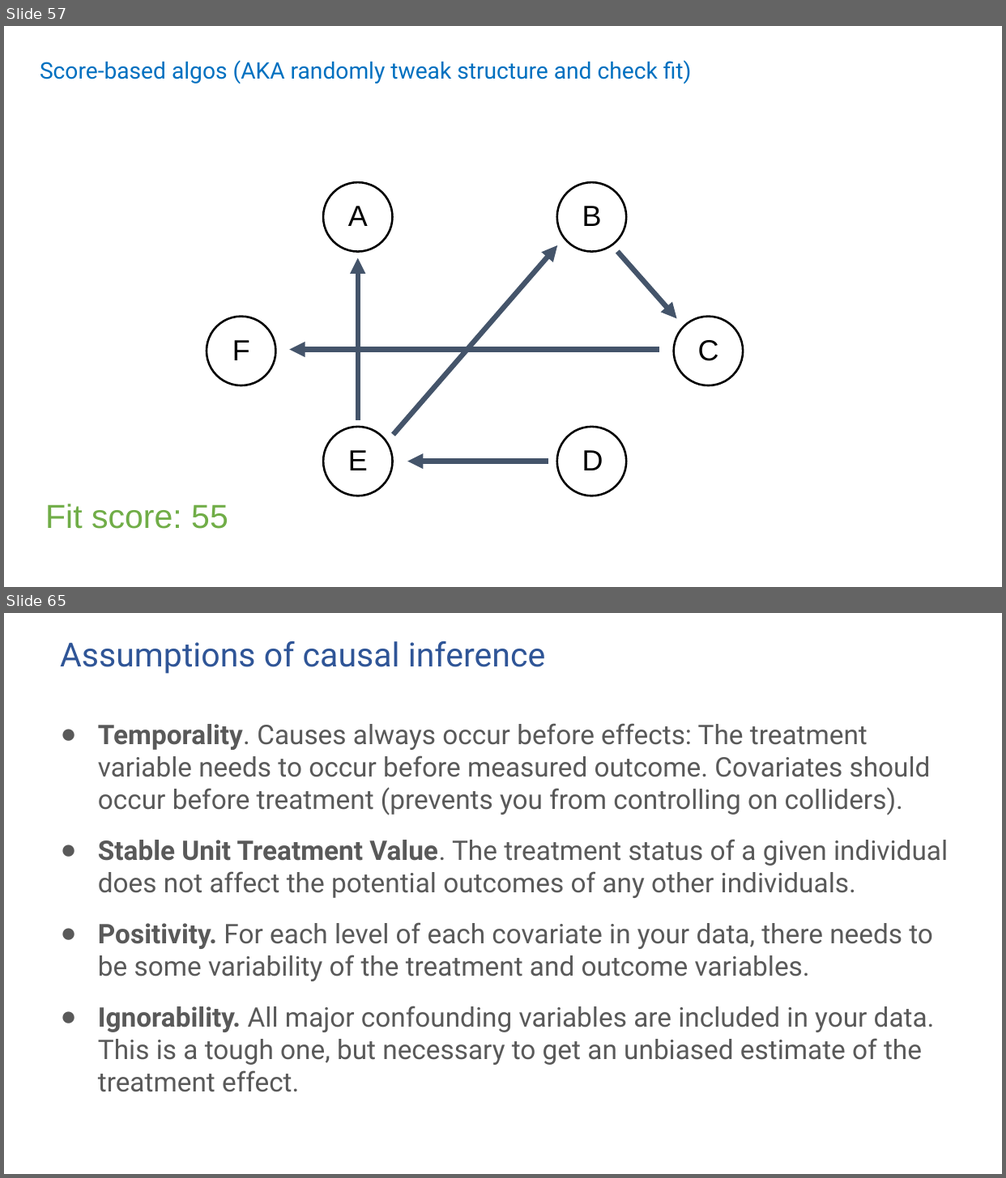
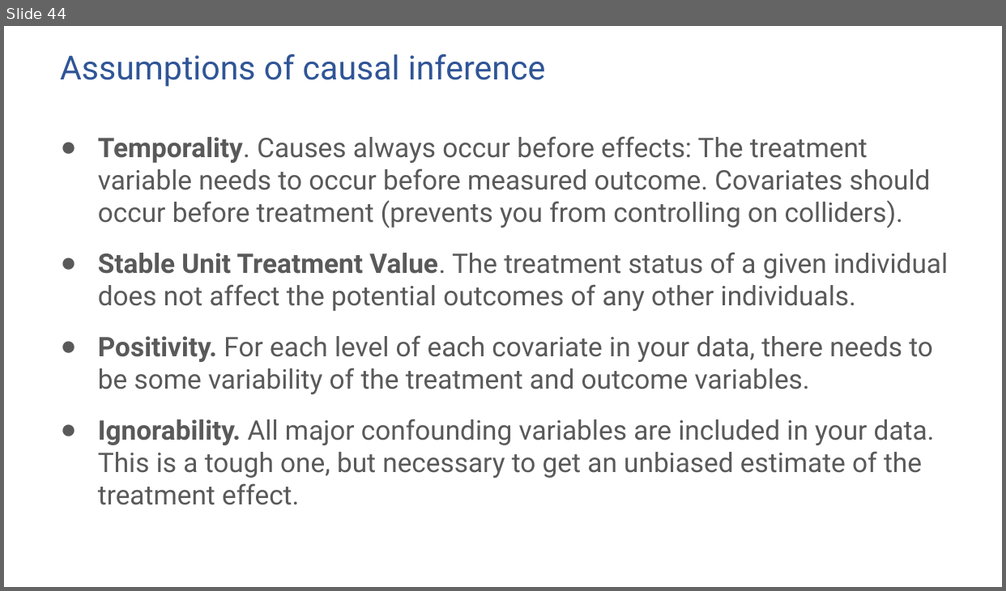
Before and after one commit to ronikobrosly/scipy_2022_causal_inference_tutorial, a slide deck: slides/tutorial_slides.pptx. Shown one above the other, each under a label of ours: slides 57 and 65 before the commit, slide 44 after it; the slides between them are not shown. The pictures are 1006x1178 and 1006x591 pixels, drawn with LibreOffice and Linux fonts; fonts in the diff are those of the drawing. Boxes give left, top, right and bottom in pixels: in the first picture for what was removed or moved away, otherwise in the second. Text is boxed around its words. In the diff, an @@ line names an element or a change of style, - is before the commit and + after.

```diff
--- a/slides/tutorial_slides.pptx
+++ b/slides/tutorial_slides.pptx
@@ slide 57 removed at (4, 26, 1002, 587), background #FFFFFF @@
@@ title removed at (40, 60, 692, 84) @@
-Score-based algos (AKA randomly tweak structure and check fit)
@@ ellipse removed at (323, 182, 392, 251) @@
@@ ellipse removed at (557, 182, 626, 251) @@
@@ text removed at (348, 206, 368, 226) @@
-A
@@ text removed at (582, 206, 602, 226) @@
-B
@@ arrow removed from (358, 420) to (358, 258) @@
@@ arrow removed from (394, 435) to (557, 246) @@
@@ arrow removed from (618, 251) to (677, 318) @@
@@ ellipse removed at (206, 317, 275, 386) @@
@@ ellipse removed at (674, 317, 743, 386) @@
@@ text removed at (232, 340, 250, 361) @@
-F
@@ text removed at (698, 340, 719, 361) @@
-C
@@ arrow removed from (659, 349) to (289, 349) @@
@@ ellipse removed at (324, 427, 393, 496) @@
@@ ellipse removed at (557, 427, 626, 496) @@
@@ text removed at (348, 450, 368, 471) @@
-E
@@ arrow removed from (548, 462) to (407, 462) @@
@@ text removed at (582, 450, 603, 471) @@
-D
@@ text removed at (45, 504, 228, 529) @@
-Fit score: 55
@@ what was slide 65 is now slide 44 @@
```
Also in this commit, not shown: 16 slides changed, 6 slides added, 23 other slides removed, 1 other file.
